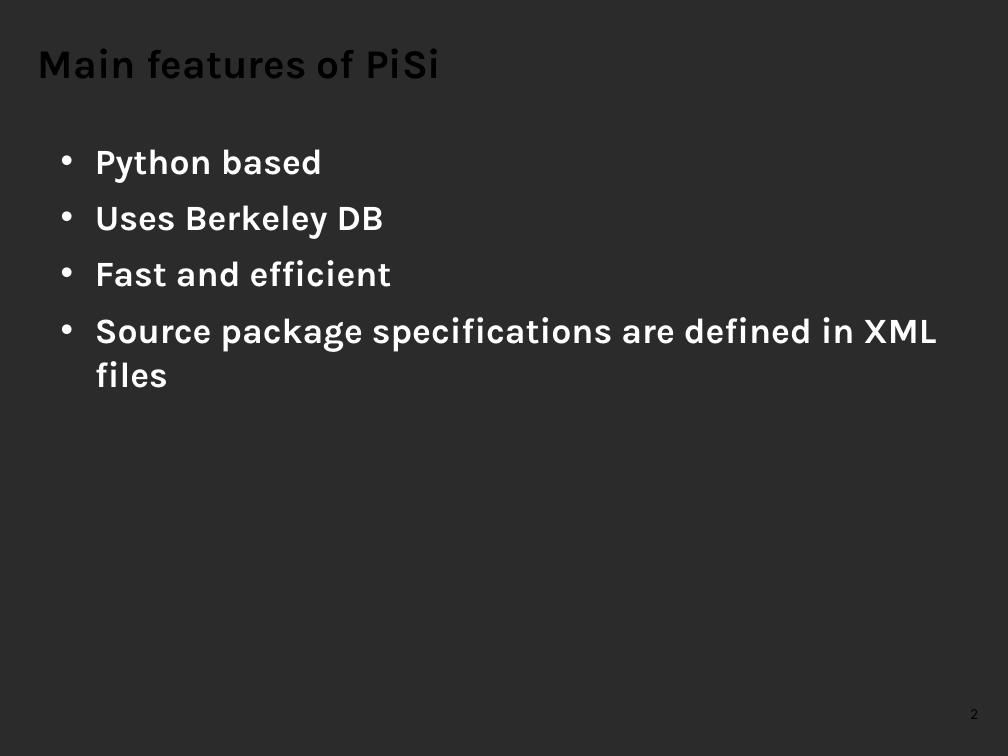
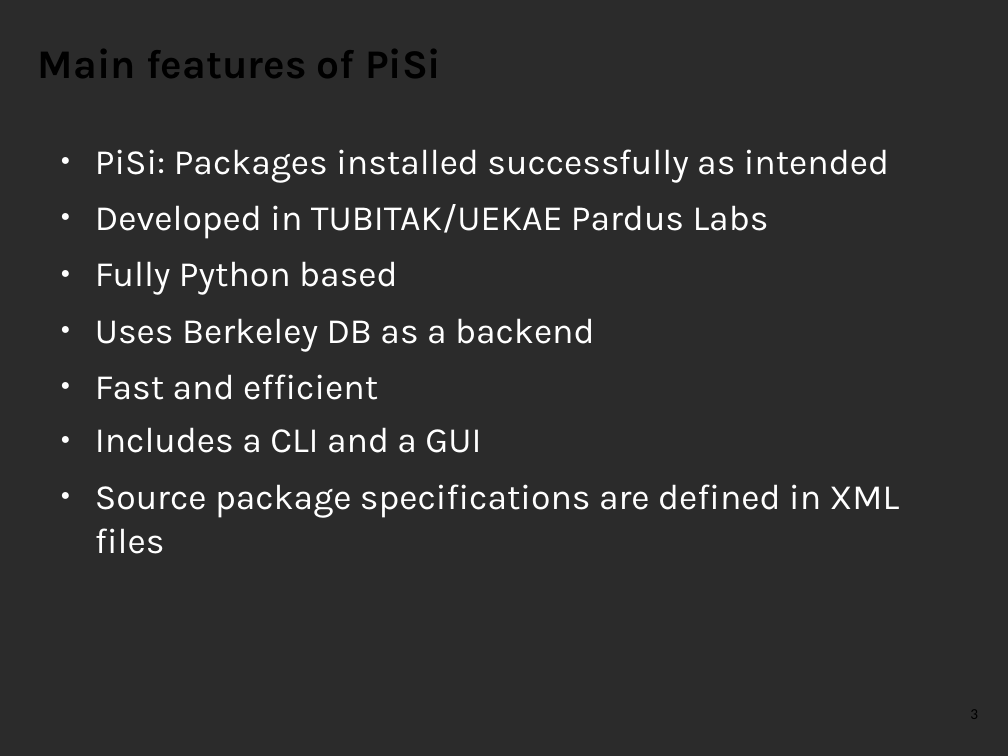
Before and after one commit to pars-linux/uludag, a slide deck: slide 3 of promotion/presentations/PardusGenel/introduction-to-pisi.odp (slide 2 before the commit). Drawn at 1008x756 pixels with LibreOffice and Linux fonts; fonts in the diff are those of the drawing; background and template pictures are left out; a plain dark background stands for a picture behind light text. Boxes give left, top, right and bottom in pixels: in the first picture for what was removed or moved away, otherwise in the second. Text is boxed around its words. In the diff, an @@ line names an element or a change of style, - is before the commit and + after.

```diff
--- a/promotion/presentations/PardusGenel/introduction-to-pisi.odp
+++ b/promotion/presentations/PardusGenel/introduction-to-pisi.odp
@@ text at box(95, 149, 889, 351): text changed; bold off @@
-• Python based
-• Uses Berkeley DB
+● PiSi: Packages installed successfully as intended
+● Developed in TUBITAK/UEKAE Pardus Labs
+● Fully Python based
+● Uses Berkeley DB as a backend
@@ text at box(95, 374, 899, 554): bold off in "Fast and efficient", "Source package specifications are defined in XML ..."; bullet • to ● @@
@@ text at box(95, 427, 481, 453): paragraph added @@
+● Includes a CLI and a GUI
```
Also in this commit, not shown: 3 other slides changed, 23 slides added, 5 slides removed.
